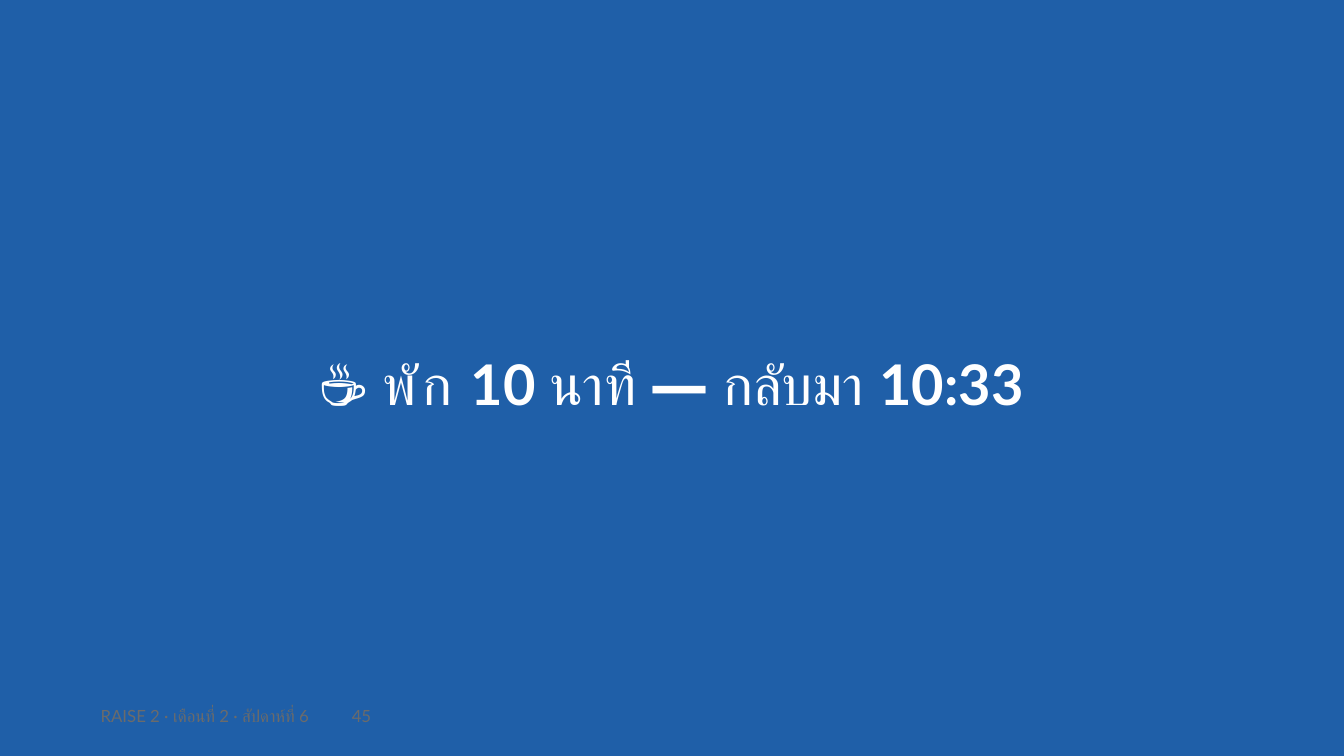
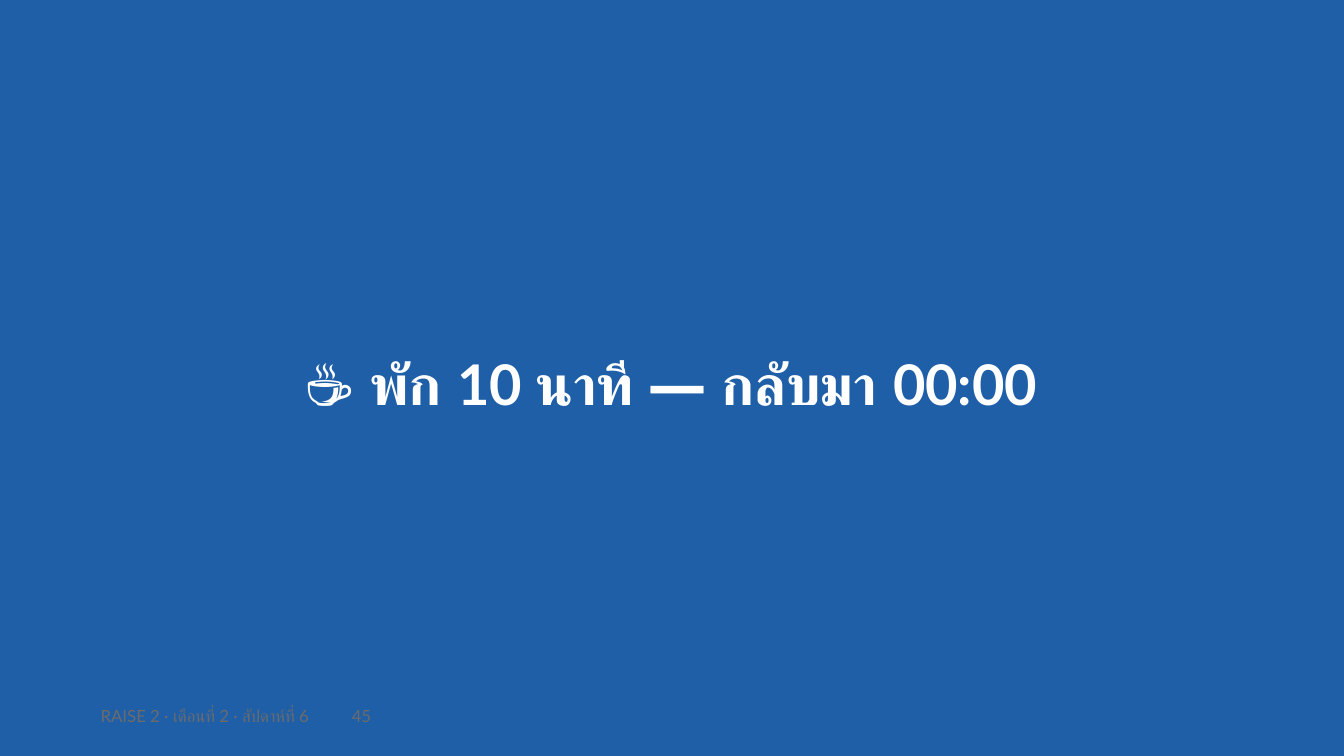
Before and after one commit to cnacha-mfu/raise2-module2, a slide deck: slide 56 of materials/week6/w6-slides.pptx (slide 45 before the commit). Drawn at 1344x756 pixels with LibreOffice and Linux fonts; fonts in the diff are those of the drawing. Boxes give left, top, right and bottom in pixels: in the first picture for what was removed or moved away, otherwise in the second. Text is boxed around its words. In the diff, an @@ line names an element or a change of style, - is before the commit and + after.

```diff
--- a/materials/week6/w6-slides.pptx
+++ b/materials/week6/w6-slides.pptx
@@ text at (369, 361, 1037, 406): text changed @@
-☕ พัก 10 นาที — กลับมา 10:33
+☕ พัก 10 นาที — กลับมา 00:00
```
Also in this commit, not shown: 15 other slides changed, 3 slides added, 2 other files.
